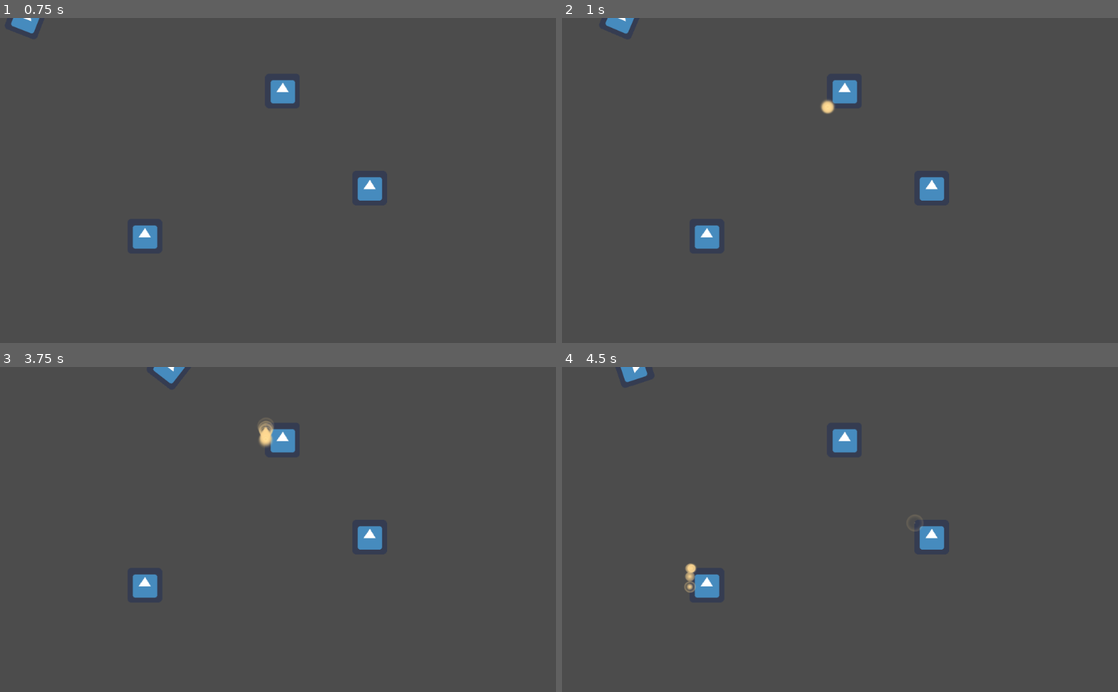
Above: before the commit, frames 1-4 (two rows, left to right).
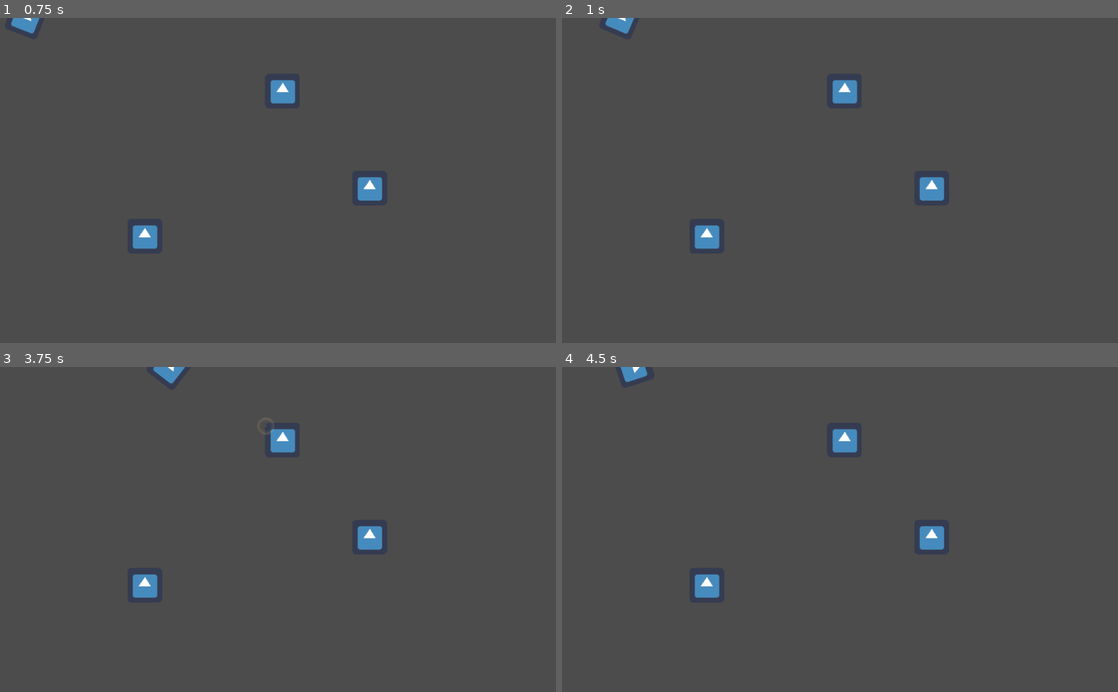
Above: after the commit, the same moments.

Repository: eunier/top-down-shooter
Game: Godot game, scene res://Main.tscn
The game is run twice, just before and just after one commit, with the same random seed, the same clock (stepped at 60 frames per second) and the same inputs. The engine's default icon, where the game draws it, is replaced by a stand-in: a white triangle on a blue panel in a dark square.
Inputs (mouse positions are in pixels of both pictures, inside the frame that each line leads up to):
- Up to frame 1 (0.75 s): tap Enter at 0.5 s; move the mouse to (400, 164) at 0.52 s; press the mouse at (400, 164) at 0.53 s; hold Right (right) from 0.53 s (still down)
- Up to frame 2 (1 s): keep holding Right (right)
- Up to frame 3 (3.75 s): move the mouse to (166, 545) at 1.27 s; release Right (right) at 1.28 s; release the mouse at (166, 545) at 1.28 s; hold Down (down) 1.28-2.03 s; click (166, 545) at 1.35 s; move the mouse to (333, 458) at 2.02 s; press the mouse at (333, 458) at 2.03 s; hold Right (right) 2.03-2.78 s; move the mouse to (250, 594) at 2.77 s; release the mouse at (250, 594) at 2.78 s; hold Up (up) 2.78-3.53 s; click (250, 594) at 2.85 s; move the mouse to (444, 578) at 3.52 s; press the mouse at (444, 578) at 3.53 s; hold Left (left) from 3.53 s (still down)
- Up to frame 4 (4.5 s): keep holding Left (left); move the mouse to (673, 480) at 4.27 s; release the mouse at (673, 480) at 4.28 s; click (673, 480) at 4.35 s

Frame 1 is identical in both runs. In frame 2, less than 0.1% of the frame differs, in the area x 46-50%, y 25-30%; in frame 3, 0.2%, in the area x 46-50%, y 16-25%; in frame 4, 0.2%.

Commit message:
add timer to shoot

Diff:
--- a/player/Player.gd
+++ b/player/Player.gd
@@ -35,10 +35,17 @@
 	velocity = move_and_collide(velocity)
 
 func shoot():
-	if $ShootRayCast2D.is_colliding():
-		emit_signal("hit", $ShootRayCast2D.get_collision_point())
+	if $Timer.is_stopped():
+		$Timer.start()
 
-	$AudioStreamPlayer2D.play()
+		if $ShootRayCast2D.is_colliding():
+			emit_signal("hit", $ShootRayCast2D.get_collision_point())
+
+		$AudioStreamPlayer2D.play()
 
 func _on_AudioStreamPlayer2D_finished():
-	$AudioStreamPlayer2D.stop()
+	pass
+
+
+func _on_Timer_timeout():
+	$Timer.stop()
--- a/player/Player.tscn
+++ b/player/Player.tscn
@@ -23,4 +23,7 @@
 [node name="AudioStreamPlayer2D" type="AudioStreamPlayer2D" parent="."]
 stream = ExtResource( 3 )
 pitch_scale = 1.44
+
+[node name="Timer" type="Timer" parent="."]
 [connection signal="finished" from="AudioStreamPlayer2D" to="." method="_on_AudioStreamPlayer2D_finished"]
+[connection signal="timeout" from="Timer" to="." method="_on_Timer_timeout"]
